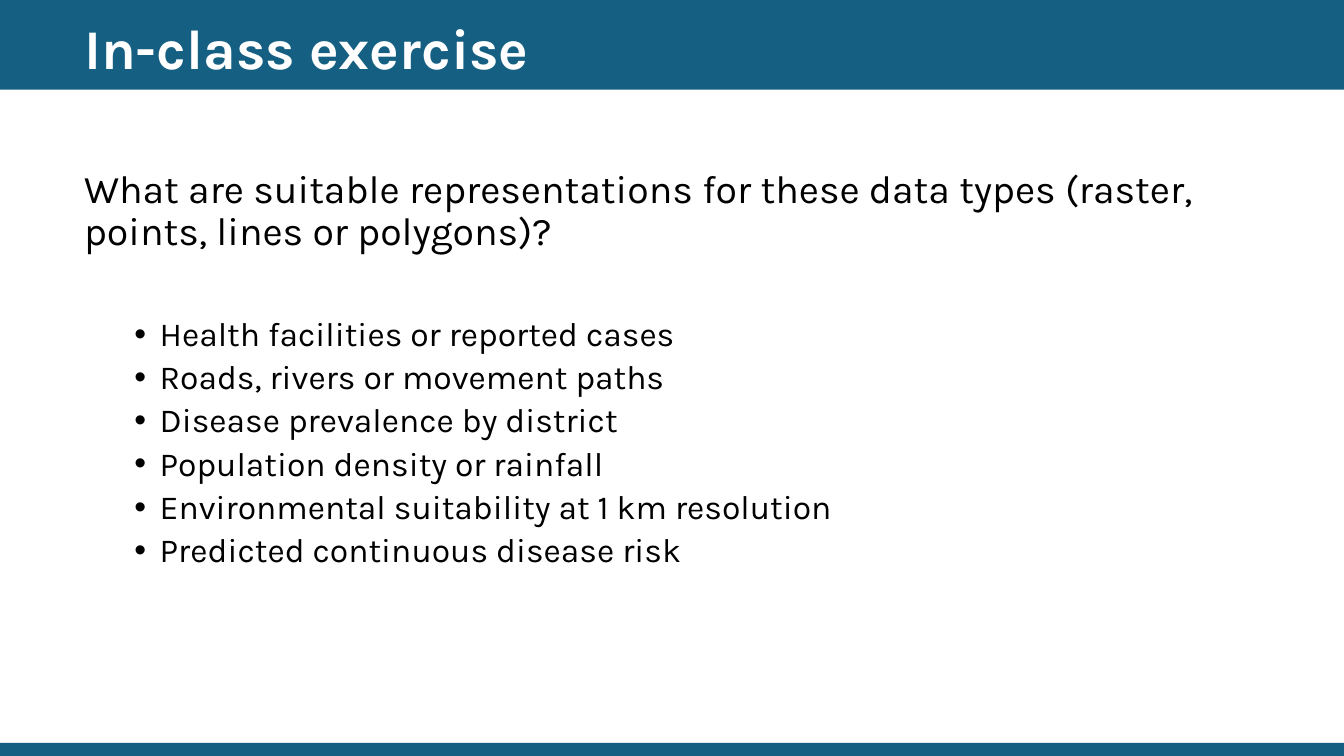
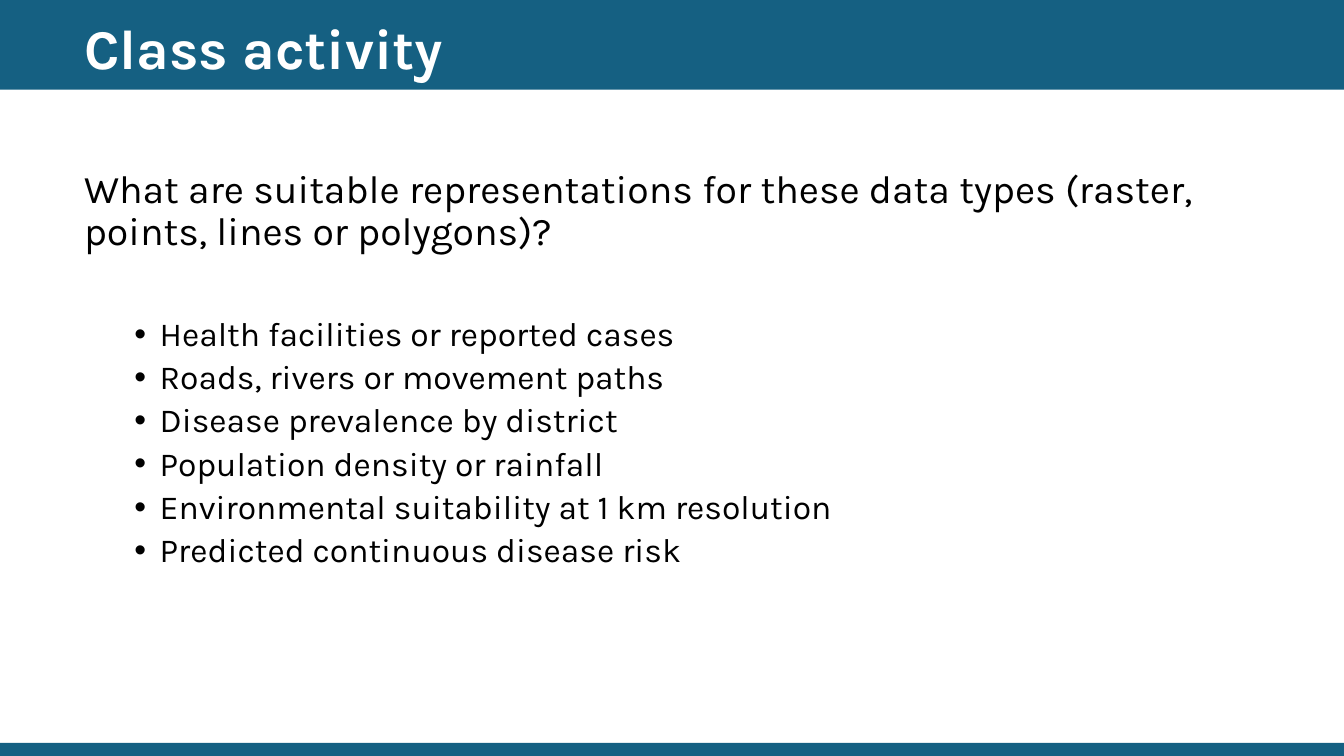
Before and after one commit to EdsonUtazi/CISON_Workshop_Nigeria, a slide deck: slide 25 of Day 1 files/Introduction to spatial statistics.pptx. Drawn at 1344x756 pixels with LibreOffice and Linux fonts; fonts in the diff are those of the drawing. Boxes give left, top, right and bottom in pixels: in the first picture for what was removed or moved away, otherwise in the second. Text is boxed around its words. In the diff, an @@ line names an element or a change of style, - is before the commit and + after.

Commit message:
Updated intro slides

```diff
--- a/Day 1 files/Introduction to spatial statistics.pptx
+++ b/Day 1 files/Introduction to spatial statistics.pptx
@@ title at [84, 29, 442, 82]: text changed @@
-In-class exercise
+Class activity
```
